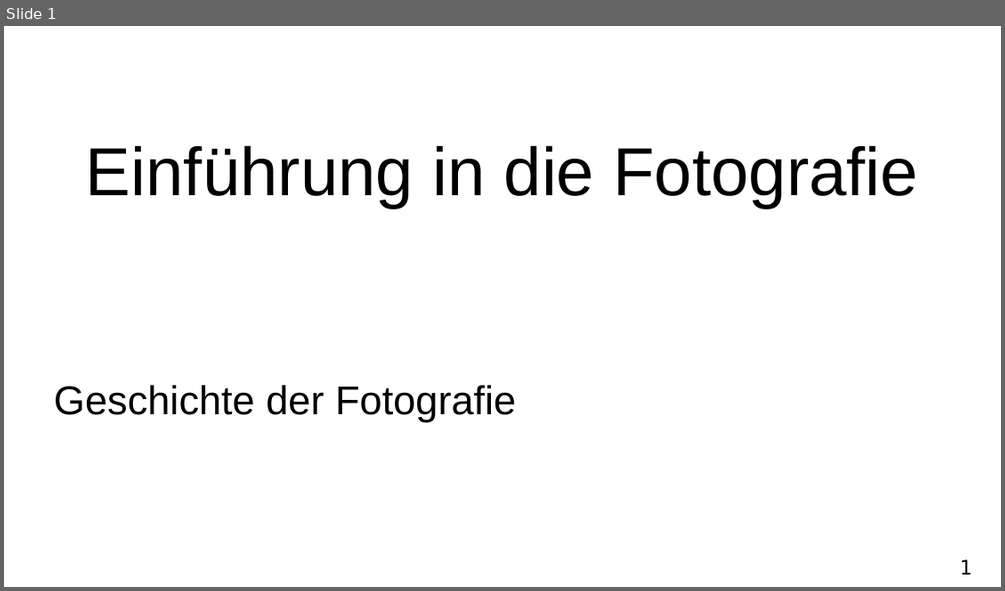
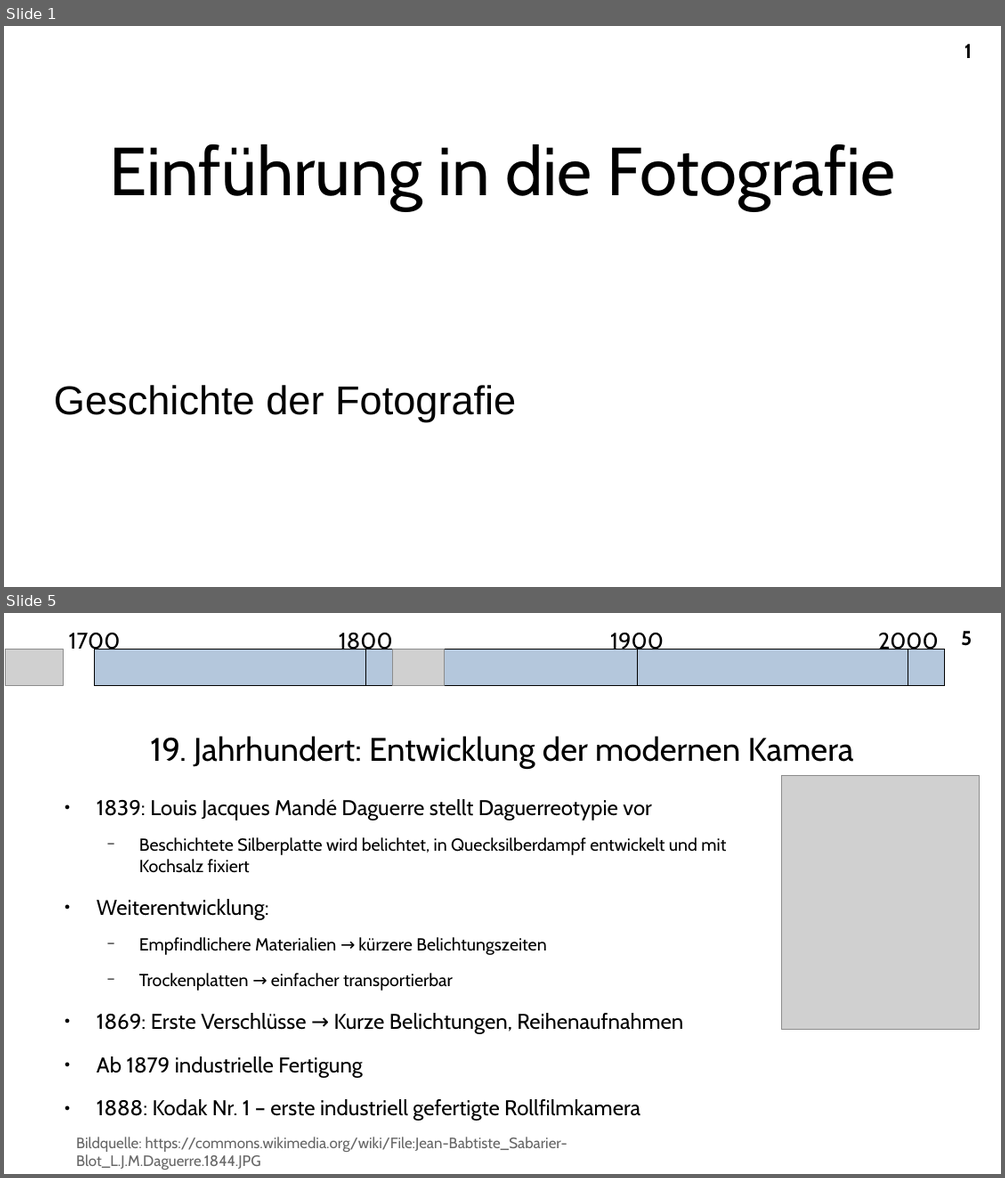
Before and after one commit to A-Schmid/PhotographyCourse, a slide deck: slides_de/history.odp. Shown one above the other, each under a label of ours: slide 1 before the commit, slides 1 and 5 after it; the slides between them are not shown. The pictures are 1005x591 and 1005x1178 pixels, drawn with LibreOffice and Linux fonts; fonts in the diff are those of the drawing; grey boxes stand for pictures. Boxes give left, top, right and bottom in pixels: in the first picture for what was removed or moved away, otherwise in the second. Text is boxed around its words. In the diff, an @@ line names an element or a change of style, - is before the commit and + after.

```diff
--- a/slides_de/history.odp
+++ b/slides_de/history.odp
@@ slide 5 added at [4,613,1001,1174], background #FFFFFF; not listed: 1 template element that a slide beside it also shows @@
@@ text added at [69,633,121,654], 18 pt, text #000000 @@
+1700
@@ text added at [339,630,393,654], 18 pt, text #000000 @@
+1800
@@ text added at [610,633,663,654], 18 pt, text #000000 @@
+1900
@@ text added at [878,633,938,654], 18 pt, text #000000 @@
+2000
@@ picture added at [6,649,64,685] @@
@@ rectangle added at [95,649,945,685], fill #B4C7DC, outline #000000 0 pt @@
@@ line added from (366, 649) to (366, 685), #000000 0 pt @@
@@ picture added at [393,649,445,685] @@
@@ line added from (637, 649) to (637, 685), #000000 0 pt @@
@@ line added from (908, 649) to (908, 685), #000000 0 pt @@
@@ title added at [150,736,854,769], 26 pt, text #000000 @@
+19. Jahrhundert: Entwicklung der modernen Kamera
@@ text added at [97,799,726,1120], 17.1 pt, text #000000 @@
+● 1839: Louis Jacques Mandé Daguerre stellt Daguerreotypie vor
+  − Beschichtete Silberplatte wird belichtet, in Quecksilberdampf entwickelt und mit Kochsalz fixiert
+● Weiterentwicklung:
+  − Empfindlichere Materialien → kürzere Belichtungszeiten
+  − Trockenplatten → einfacher transportierbar
+● 1869: Erste Verschlüsse → Kurze Belichtungen, Reihenaufnahmen
+● Ab 1879 industrielle Fertigung
+● 1888: Kodak Nr. 1 – erste industriell gefertigte Rollfilmkamera
@@ picture added at [782,776,979,1030] @@
@@ text added at [76,1136,567,1169], 12 pt, text #666666 @@
+Bildquelle: https://commons.wikimedia.org/wiki/File:Jean-Babtiste_Sabarier-Blot_L.J.M.Daguerre.1844.JPG
@@ slide 1 changed as well @@
@@ title "Einführung in die Fotografie" at [109,144,896,210]: font Arial to Cabin @@
@@ page number: place and size @@
-page number at [960,559,972,574]
+page number at [964,44,971,58]
@@ page number at [964,44,971,58]: font DejaVu Sans Mono to Cabin, bold on @@
```
Also in this commit, not shown: 6 other slides added, 1 slide removed, 1 other file.
